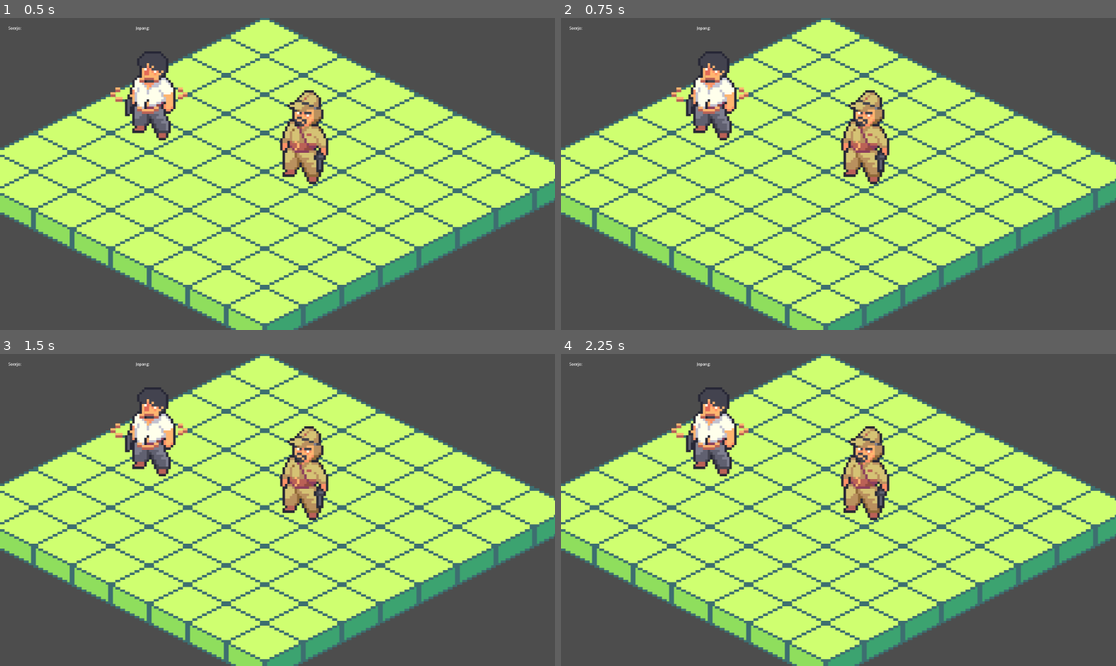
Above: before the commit, frames 1-4 (two rows, left to right).
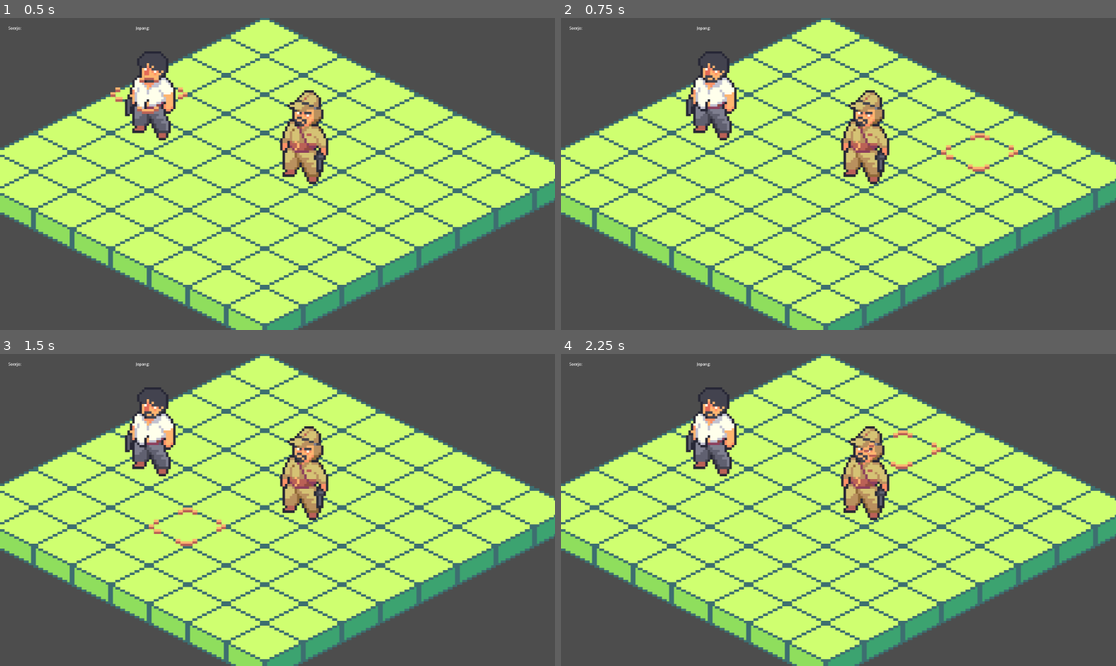
Above: after the commit, the same moments.

Repository: edenbayu/PerangSurabaya
Game: Godot game, scene res://Scene/level_1.tscn
The game is run twice, just before and just after one commit, with the same random seed, the same clock (stepped at 60 frames per second) and the same inputs.
Inputs (mouse positions are in pixels of both pictures, inside the frame that each line leads up to):
- Up to frame 1 (0.5 s): no input
- Up to frame 2 (0.75 s): tap Enter (ui_accept) at 0.5 s; move the mouse to (960, 158) at 0.52 s; press the mouse at (960, 158) at 0.53 s
- Up to frame 3 (1.5 s): tap Enter (ui_accept) at 0.77, 1.25 s; move the mouse to (166, 525) at 1.27 s; release the mouse at (166, 525) at 1.28 s; click (166, 525) at 1.35 s
- Up to frame 4 (2.25 s): tap Enter (ui_accept) at 1.52, 2 s; move the mouse to (894, 441) at 2.02 s; press the mouse at (894, 441) at 2.03 s

Frame 1 is identical in both runs. In frame 2, 0.4% of the frame differs, in the area x 19-83%, y 18-50%; in frame 3, 0.4%, in the area x 19-41%, y 18-62%; in frame 4, 0.4%.
Error before the commit: Invalid call. Nonexistent function 'get_walkable_cells' in base 'TileMap (UnitPath)'. (res://Scene/GameBoard.gd:12)

Commit message:
fixing cursor issues

Diff:
--- a/TurnBased_AIBehavior/Scene/UnitPath.gd
+++ b/TurnBased_AIBehavior/Scene/UnitPath.gd
@@ -13,3 +13,9 @@
 	for cell in current_path:
 		set_cell(0, cell, 0, Vector2(3,0))
 	print(current_path)
+
+func get_walkable_cells() -> Array:
+	var walkable = []
+	for cell in get_used_cells(0):
+		walkable.append(cell)
+	return walkable
